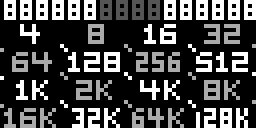
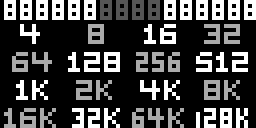
Layered file, before and after one edit (256x128). Changes by layer:
painted on "foreground" over [0, 44, 256, 108]
